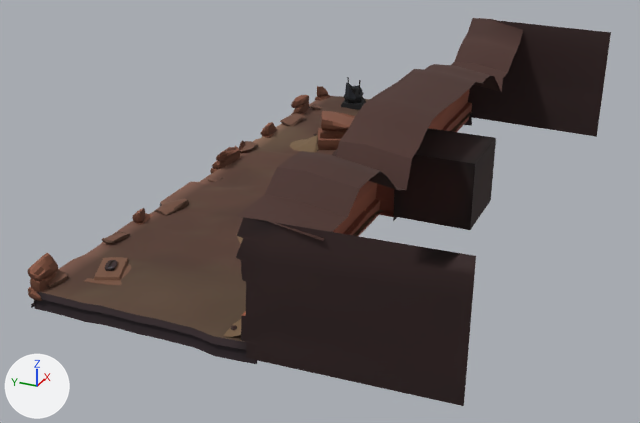
Before and after pictures for a commit that changed the glTF model public/assets/env/env_far_rim.glb.
Before and after are seen from a 50 mm lens placed at (-26.9, -125.4, 36.9), pointed at (11.7, -108.1, 17.7). Every picture has the same lights, and +X, +Y and +Z are marked at lower left. The picture after the commit comes second. Where no turn or scale is listed for an object, it has been applied to the vertices. Vertices at exactly the same position are counted once.

Names of what the first picture shows: 'chunk_rim_ledge__m_frontier', 'chunk_rim_ledge__m_sand'.
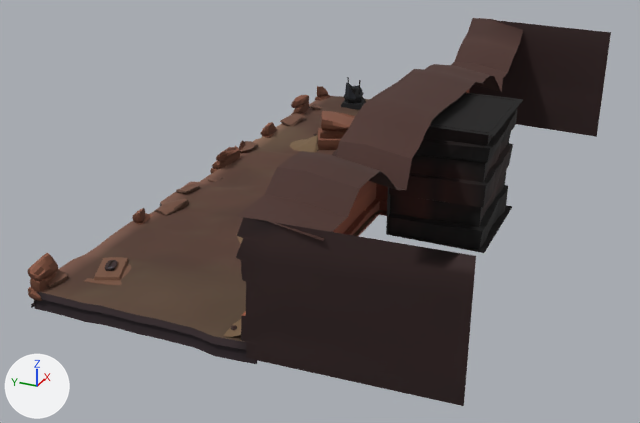
Boxes [x1, y1, x2, y2] around the edits, measured in the pictures (640 x 423 px; the box of a moved part takes in the faces that stretch with it):
part 1 of me_me_chunk_rim_ledge__m_frontier, moved or reshaped: before [102, 231, 130, 243]; after [176, 184, 200, 194]
part 2 of me_me_chunk_rim_ledge__m_frontier, built on: before [370, 128, 496, 230]; after [370, 92, 523, 253]
part 3 of me_me_chunk_rim_ledge__m_frontier, recoloured: before [377, 198, 402, 218]; after [376, 198, 387, 216]

What changed in the scene script:
```text
Change me_me_chunk_rim_ledge__m_frontier:
    used by ob_chunk_rim_ledge__m_frontier; location = (0.0, 0.0, 0.0)
    remove me_me_chunk_rim_ledge__m_frontier.from_pydata(...)  # 4187 vertices, 6864 faces; spans x -1.9..29.9, y -119.5..-100.1, z 17.0..24.5
    add me_me_chunk_rim_ledge__m_frontier.from_pydata(...)  # 6095 vertices, 9922 faces; spans x -1.9..29.9, y -119.5..-100.1, z 17.0..24.5
    me_me_chunk_rim_ledge__m_frontier part 1: the loose piece of 52 vertices spanning x 3.3..4.5, y -101.3..-100.4, z 18.1..18.3 is moved by (6.5, 0.0, 0.0)
    me_me_chunk_rim_ledge__m_frontier part 2: 18 vertices moved from x 12.0..16.0, y -114.0..-110.9, z 18.6..21.5 to x 11.0..17.0, y -114.0..-110.9, z 17.4..21.6; 165 vertices removed from x 12.0..16.0, y -116.0..-112.0, z 17.7..21.5; 2025 vertices added at x 11.0..17.0, y -117.0..-112.0, z 17.4..23.4
    me_me_chunk_rim_ledge__m_frontier part 3: 15 kept faces spanning x 12.0..16.0, y -116.0..-110.8, z 17.4..21.0 get new vertex colours
    other edits to the shape of me_me_chunk_rim_ledge__m_frontier do not show in these pictures
```
